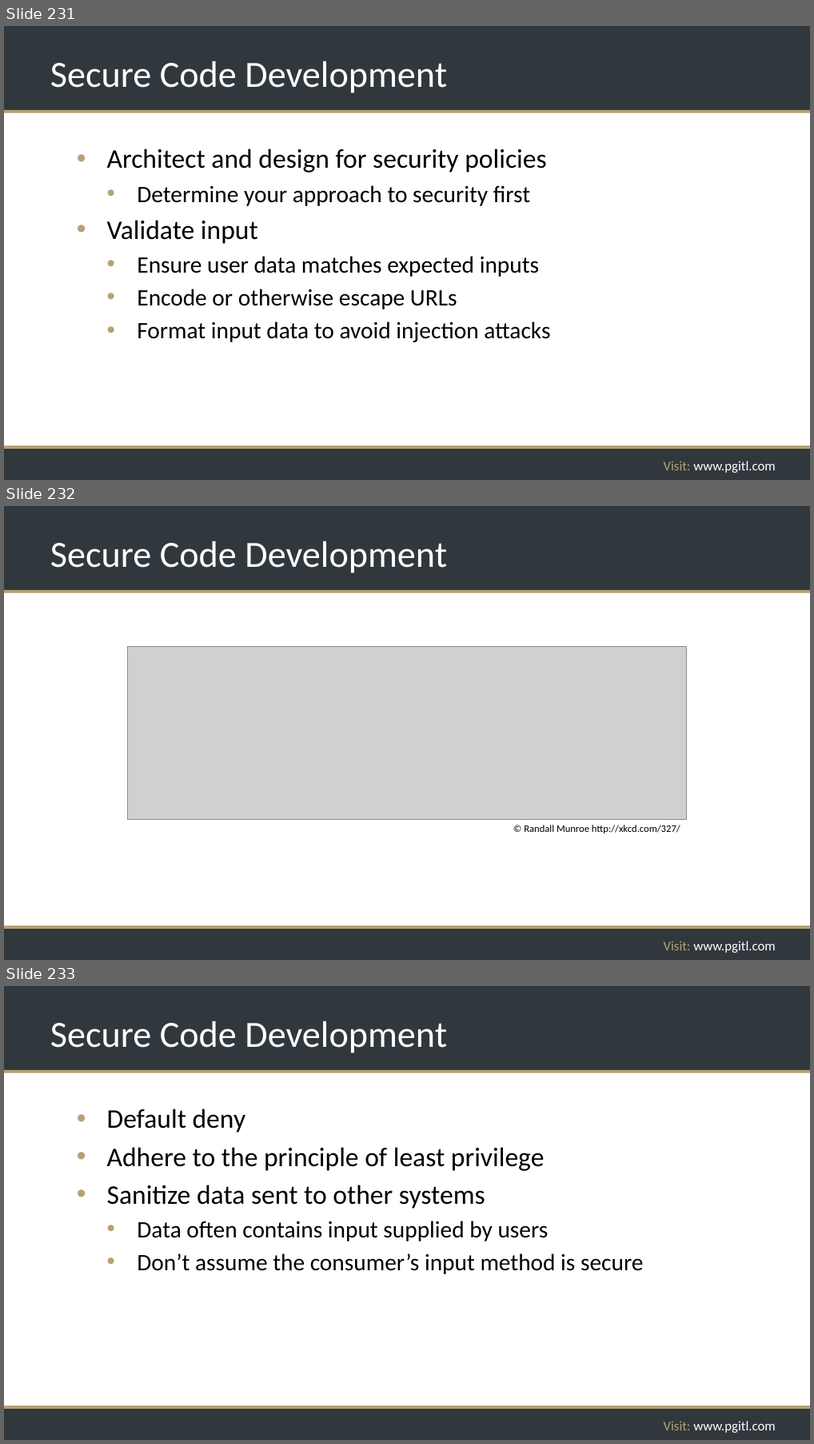
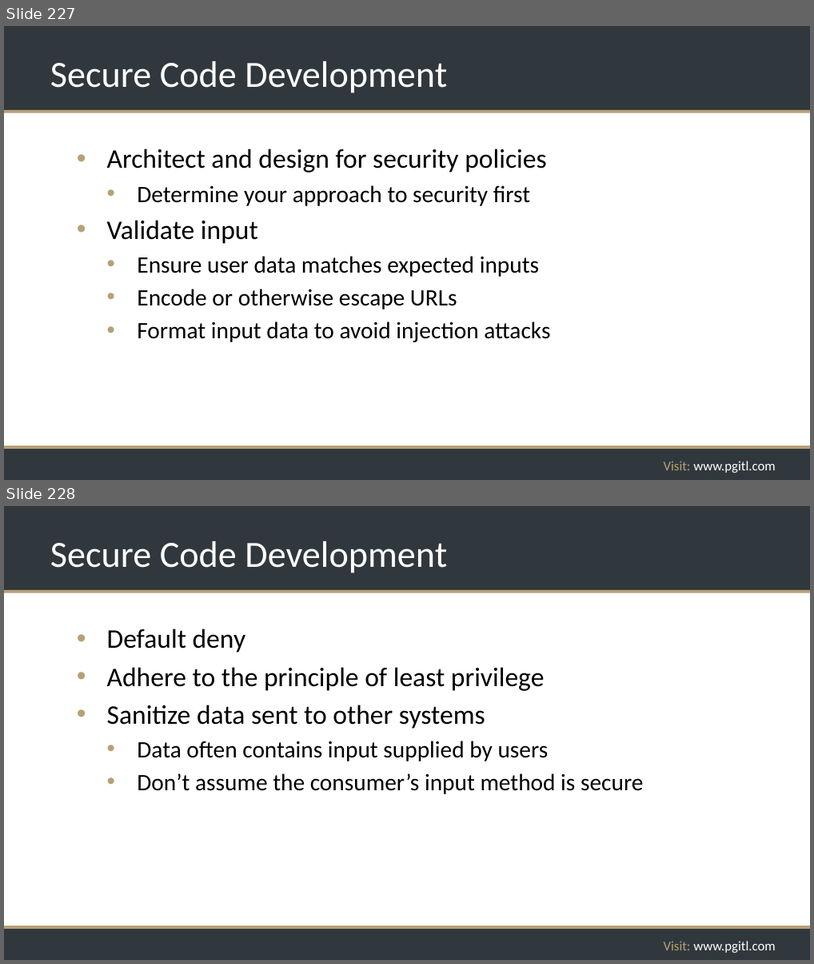
Before and after one commit to rikkouri/project-a, a slide deck: Programming Foundations.pptx. Shown one above the other, each under a label of ours: slides 231, 232 and 233 before the commit, slides 227 and 228 after it. The pictures are 814x1444 and 814x964 pixels, drawn with LibreOffice and Linux fonts; fonts in the diff are those of the drawing; grey boxes stand for pictures; background and template pictures are left out. Boxes give left, top, right and bottom in pixels: in the first picture for what was removed or moved away, otherwise in the second. Text is boxed around its words. In the diff, an @@ line names an element or a change of style, - is before the commit and + after.

```diff
--- a/Programming Foundations.pptx
+++ b/Programming Foundations.pptx
@@ slide 232 removed at (x1=4, y1=506, x2=810, y2=960), background #FFFFFF; not listed: 5 template elements that a slide beside it also shows @@
@@ title removed at (x1=50, y1=541, x2=447, y2=573) @@
-Secure Code Development
@@ picture removed at (x1=127, y1=647, x2=687, y2=820) @@
@@ text removed at (x1=524, y1=824, x2=681, y2=833) @@
-© Randall Munroe http://xkcd.com/327/
@@ what was slide 231 is now slide 227 @@
@@ what was slide 233 is now slide 228 @@
```
Also in this commit, not shown: 7 slides changed, 17 other slides removed.
